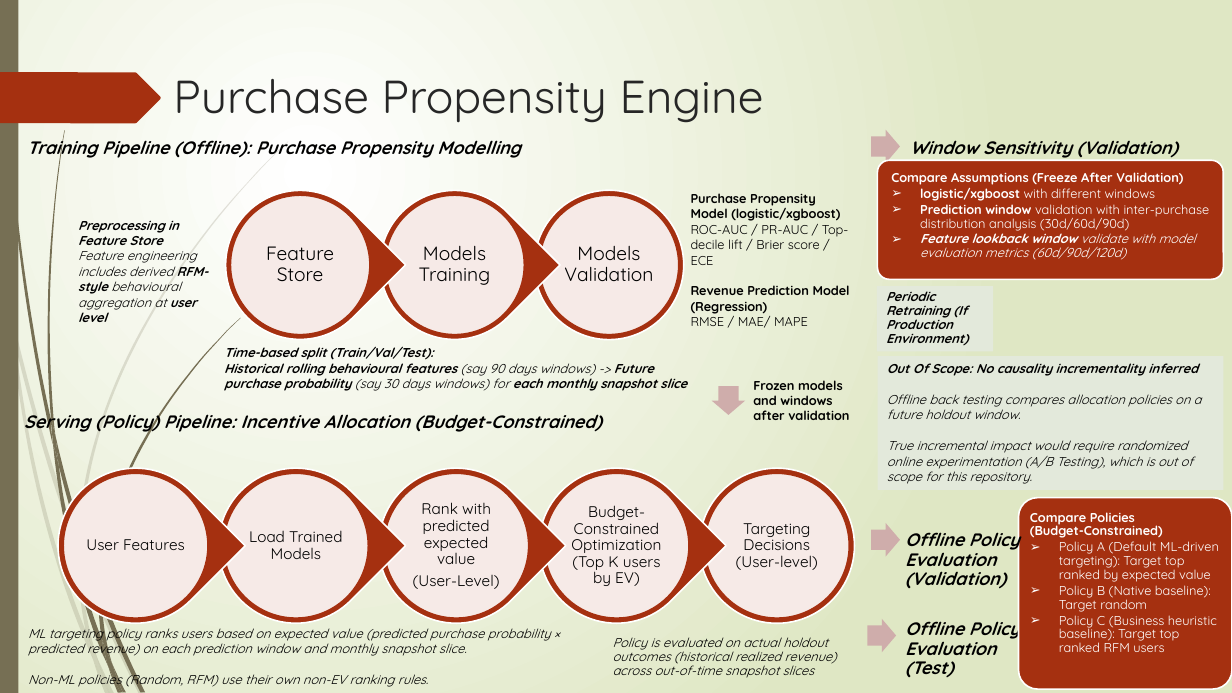
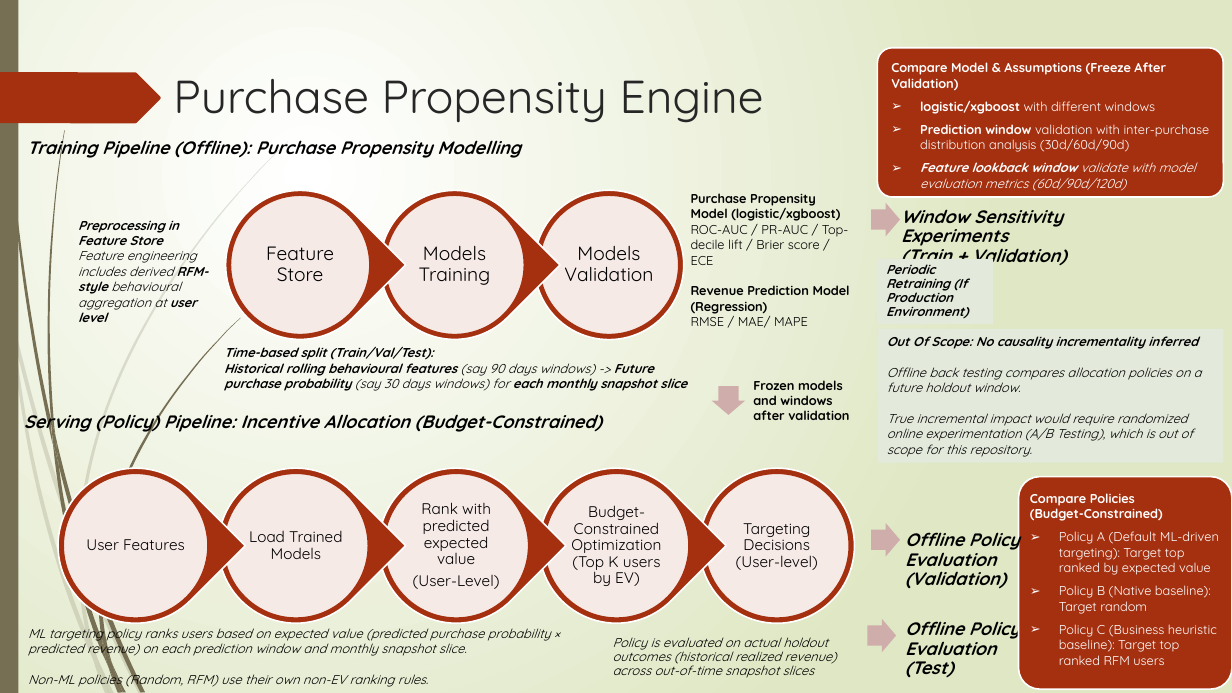
Before and after one commit to Phrey001/mle-marketplace-growth, a slide deck: slide 4 of docs/architecture.pptx (slide 3 before the commit). Drawn at 1232x693 pixels with LibreOffice and Linux fonts; fonts in the diff are those of the drawing. Boxes give left, top, right and bottom in pixels: in the first picture for what was removed or moved away, otherwise in the second. Text is boxed around its words. In the diff, an @@ line names an element or a change of style, - is before the commit and + after.

```diff
--- a/docs/architecture.pptx
+++ b/docs/architecture.pptx
@@ rounded rectangle: place and size @@
-rounded rectangle at box(878, 160, 1224, 279)
+rounded rectangle at box(878, 48, 1224, 198)
@@ text "Compare Model & Assumptions (Freeze ...": place and size @@
-text "Compare Model & Assumptions (Freeze ..." at box(891, 172, 1210, 260)
+text "Compare Model & Assumptions (Freeze ..." at box(891, 62, 1210, 191)
@@ text at box(891, 62, 1166, 91): text changed @@
-  Compare Assumptions (Freeze After Validation)
+  Compare Model & Assumptions (Freeze After Validation)
@@ text at box(920, 100, 1210, 191): line spacing 0.9 to 1; more space between paragraphs @@
@@ right arrow: place and size @@
-right arrow at box(872, 129, 900, 163)
+right arrow at box(872, 202, 900, 236)
@@ text at box(901, 209, 1066, 268): text changed @@
-  Window Sensitivity (Validation)
+  Window Sensitivity Experiments
+  (Train + Validation)
@@ rectangle "Periodic Retraining (If Production Environment)": place and size @@
-rectangle "Periodic Retraining (If Production Environment)" at box(877, 287, 994, 352)
+rectangle "Periodic Retraining (If Production Environment)" at box(877, 259, 994, 324)
@@ rectangle "Out Of Scope: No causality ...": place and size @@
-rectangle "Out Of Scope: No causality ..." at box(878, 357, 1224, 491)
+rectangle "Out Of Scope: No causality ..." at box(878, 329, 1224, 463)
@@ rounded rectangle: place and size @@
-rounded rectangle at box(1019, 498, 1232, 689)
+rounded rectangle at box(1019, 477, 1232, 689)
@@ text "Compare Policies (Budget-Constrained)": place and size @@
-text "Compare Policies (Budget-Constrained)" at box(1030, 512, 1219, 652)
+text "Compare Policies (Budget-Constrained)" at box(1030, 493, 1219, 665)
@@ text "Compare Policies (Budget-Constrained)" at box(1030, 493, 1219, 665): line spacing 0.9 to 1; more space between paragraphs @@
```
Also in this commit, not shown: 2 other slides changed, 5 slides added, 3 slides removed, 36 other files.
